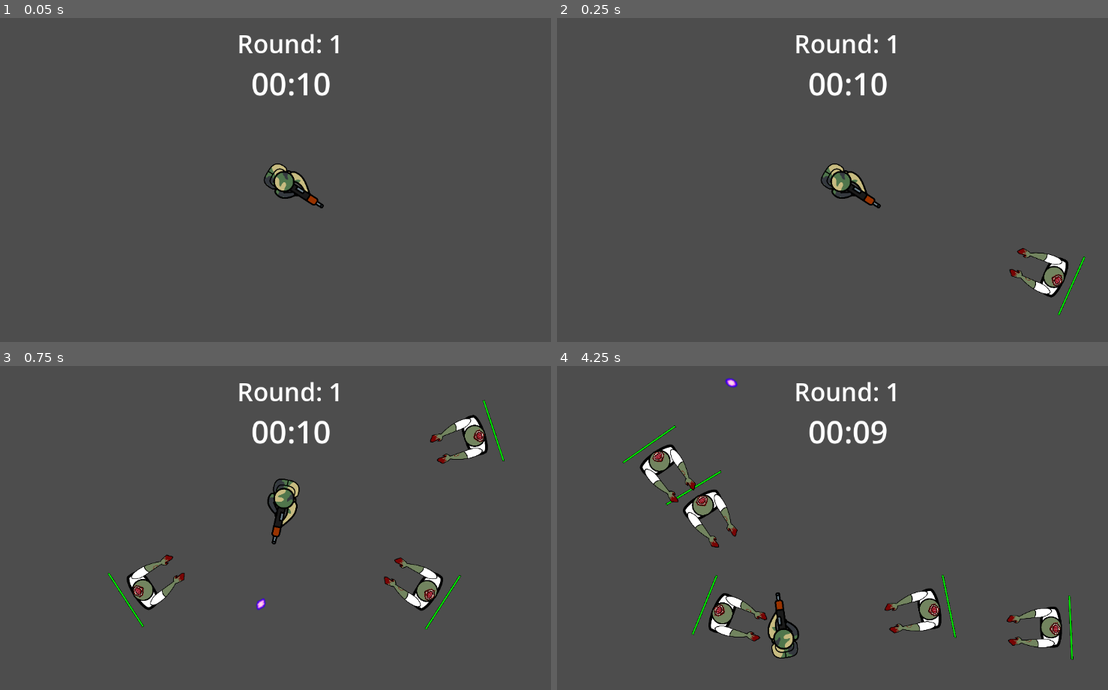
Above: before the commit, frames 1-4 (two rows, left to right).
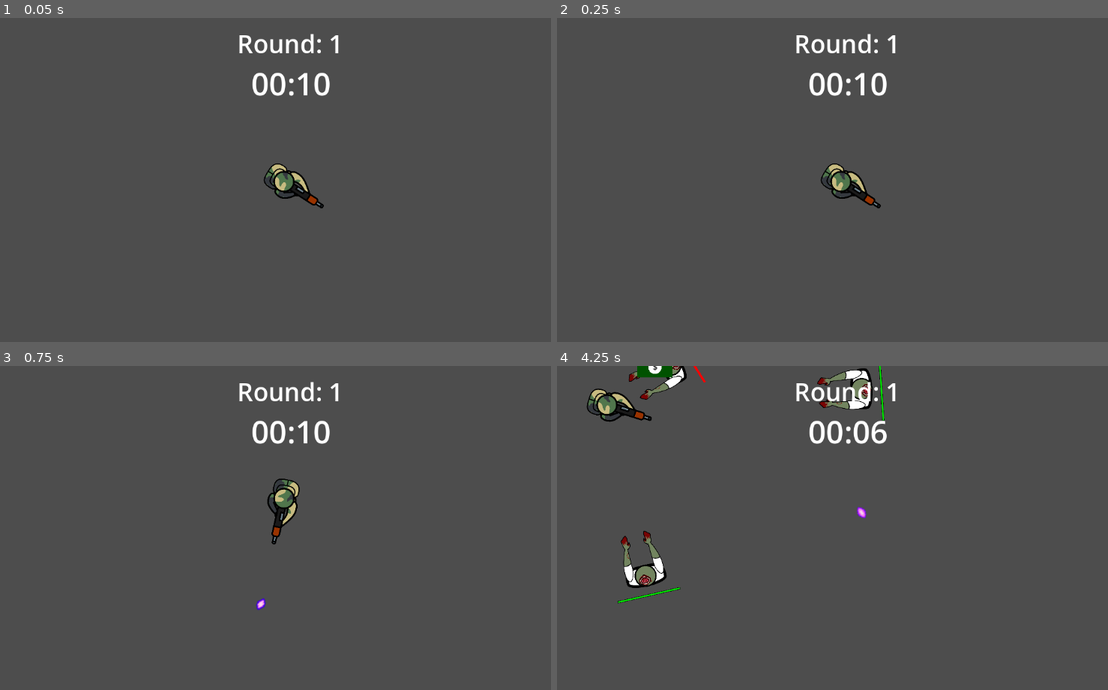
Above: after the commit, the same moments.

Repository: TarikPonciano/Top-Down-Shooter-GamesForged
Game: Godot game, scene res://Scenes/fase_1.tscn
The game is run twice, just before and just after one commit, with the same random seed, the same clock (stepped at 60 frames per second) and the same inputs.
Inputs (mouse positions are in pixels of both pictures, inside the frame that each line leads up to):
- Up to frame 1 (0.05 s): no input
- Up to frame 2 (0.25 s): no input
- Up to frame 3 (0.75 s): move the mouse to (258, 602) at 0.52 s; press the mouse at (258, 602) at 0.53 s; hold W (andar_cima) from 0.53 s (still down)
- Up to frame 4 (4.25 s): move the mouse to (1025, 586) at 1.27 s; release the mouse at (1025, 586) at 1.28 s; click (1025, 586) at 1.35 s; move the mouse to (667, 482) at 2.02 s; release W (andar_cima) at 2.03 s; press the mouse at (667, 482) at 2.03 s; hold A (andar_esquerda) 2.03-3.53 s; move the mouse to (876, 534) at 2.77 s; release the mouse at (876, 534) at 2.78 s; click (876, 534) at 2.85 s; move the mouse to (760, 450) at 3.52 s; press the mouse at (760, 450) at 3.53 s; hold S (andar_baixo) from 3.53 s (still down)

Frame 1 is identical in both runs. In frame 2, 0.8% of the frame differs, in the area x 82-96%, y 71-92%; in frame 3, 2.3%; in frame 4, 7.3%, in the area x 5-94%, y 0-91%.

Commit message:
Spawn do Dinheiro

Diff:
--- /dev/null
+++ b/Scenes/coletável_dinheiro.tscn
@@ -0,0 +1,35 @@
+[gd_scene format=3 uid="uid://dk0tac1jnrfva"]
+
+[ext_resource type="Texture2D" uid="uid://cmpvy61tgde4l" path="res://Assets/Circulo_branco.png" id="1_teco5"]
+
+[sub_resource type="RectangleShape2D" id="RectangleShape2D_teco5"]
+size = Vector2(68, 41)
+
+[node name="ColetávelDinheiro" type="Area2D" unique_id=596320875]
+
+[node name="Sprite" type="Node2D" parent="." unique_id=1267622013]
+
+[node name="ColorRect" type="ColorRect" parent="Sprite" unique_id=1393239447]
+offset_left = -34.0
+offset_top = -20.0
+offset_right = 34.0
+offset_bottom = 20.0
+color = Color(0, 0.32156864, 0, 1)
+
+[node name="CirculoBranco" type="Sprite2D" parent="Sprite" unique_id=1696293989]
+position = Vector2(7.6293945e-06, 1.9073486e-06)
+scale = Vector2(0.03, 0.03)
+texture = ExtResource("1_teco5")
+
+[node name="Label" type="Label" parent="Sprite" unique_id=269409512]
+offset_left = -10.0
+offset_top = -13.0
+offset_right = 12.0
+offset_bottom = 10.0
+theme_override_colors/font_color = Color(0, 0, 0, 1)
+text = "$"
+horizontal_alignment = 1
+
+[node name="CollisionShape2D" type="CollisionShape2D" parent="." unique_id=1016458733]
+position = Vector2(0, 0.5)
+shape = SubResource("RectangleShape2D_teco5")
--- a/Scenes/inimigo.tscn
+++ b/Scenes/inimigo.tscn
@@ -2,6 +2,7 @@
 
 [ext_resource type="Script" uid="uid://d143sb8rf7k55" path="res://Scripts/inimigo.gd" id="1_8p8dk"]
 [ext_resource type="Texture2D" uid="uid://bc1372t5u8hrm" path="res://Assets/Skins.png" id="2_ayero"]
+[ext_resource type="PackedScene" uid="uid://dk0tac1jnrfva" path="res://Scenes/coletável_dinheiro.tscn" id="2_qpp8r"]
 [ext_resource type="Texture2D" uid="uid://bqaeo6rpbhrup" path="res://Assets/Skin-Zumbi.png" id="3_qpp8r"]
 
 [sub_resource type="RectangleShape2D" id="RectangleShape2D_enrbn"]
@@ -25,6 +26,7 @@
 [node name="Inimigo" type="CharacterBody2D" unique_id=1119716269 groups=["Inimigos"]]
 scale = Vector2(0.8, 0.8)
 script = ExtResource("1_8p8dk")
+dinheiro_cena = ExtResource("2_qpp8r")
 
 [node name="Sprite" type="Node2D" parent="." unique_id=1685742357]
 rotation = 1.5707964
--- a/Scripts/inimigo.gd
+++ b/Scripts/inimigo.gd
@@ -5,6 +5,7 @@
 @export var vida := 10
 
 @export var jogador: CharacterBody2D
+@export var dinheiro_cena : PackedScene
 
 @onready var barra_de_vida := $BarraDeVida
 
@@ -36,7 +37,15 @@
 	vida -= dano_recebido
 	barra_de_vida.value = vida
 	if vida <= 0:
+		derrubar_dinheiro()
 		self.queue_free()
+
+func derrubar_dinheiro():
+	var novo_dinheiro = dinheiro_cena.instantiate()
+
+	novo_dinheiro.global_position = global_position
+
+	get_tree().current_scene.add_child(novo_dinheiro)
 
 func _on_area_ataque_body_entered(body: Node2D) -> void:
 	if body.is_in_group("Players"):
--- a/Scripts/spawn_timer.gd
+++ b/Scripts/spawn_timer.gd
@@ -3,7 +3,7 @@
 
 # Called when the node enters the scene tree for the first time.
 func _ready() -> void:
-	var wait_time_calculado = wait_time * (-0.05 * (Global.round-1))
+	var wait_time_calculado = wait_time - (0.05 * (Global.round-1))
 
 	if wait_time_calculado >= 0.2:
 		wait_time = wait_time_calculado
Binary file added: Assets/Circulo_branco.png
Not shown, added: Assets/Circulo_branco.png.import
